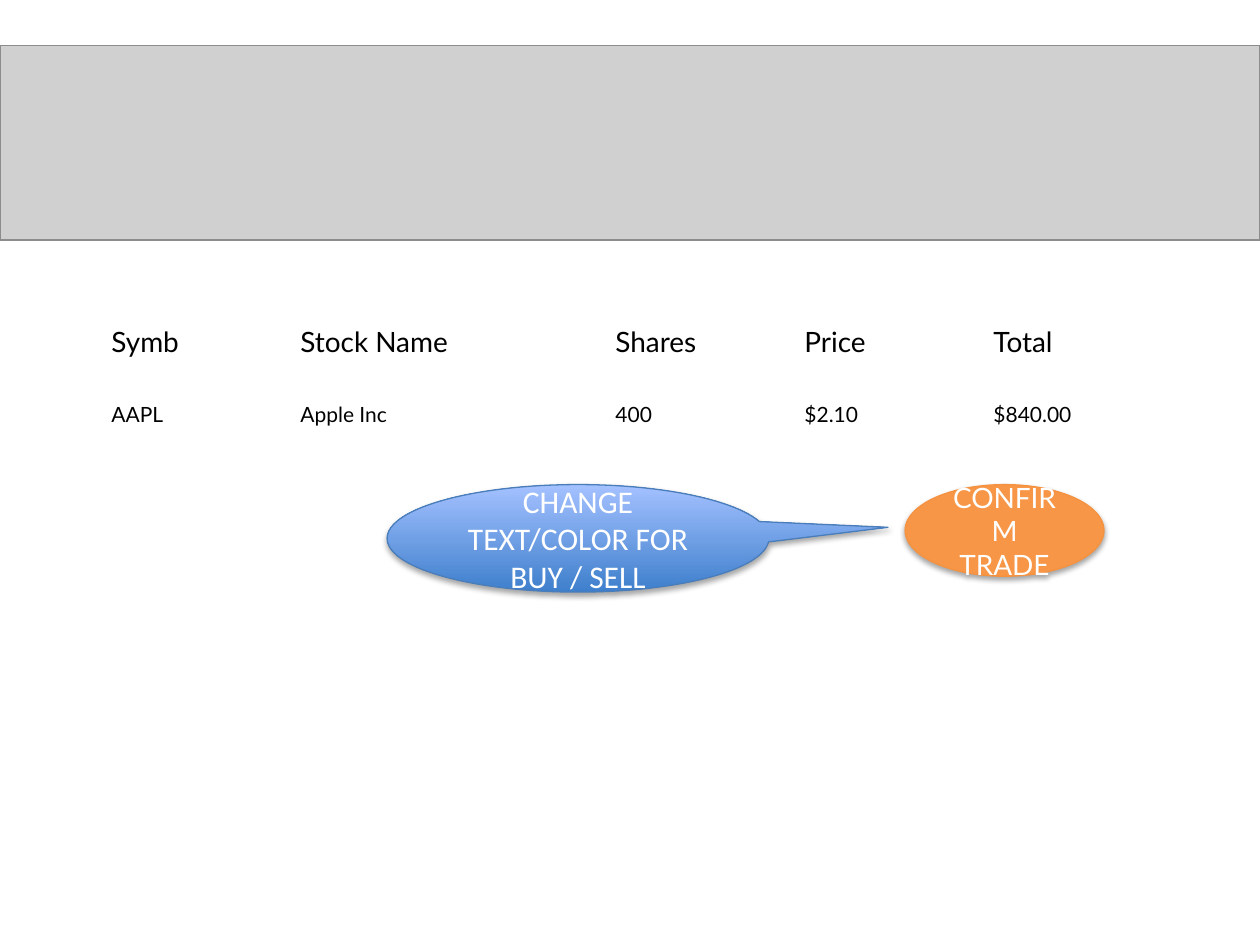
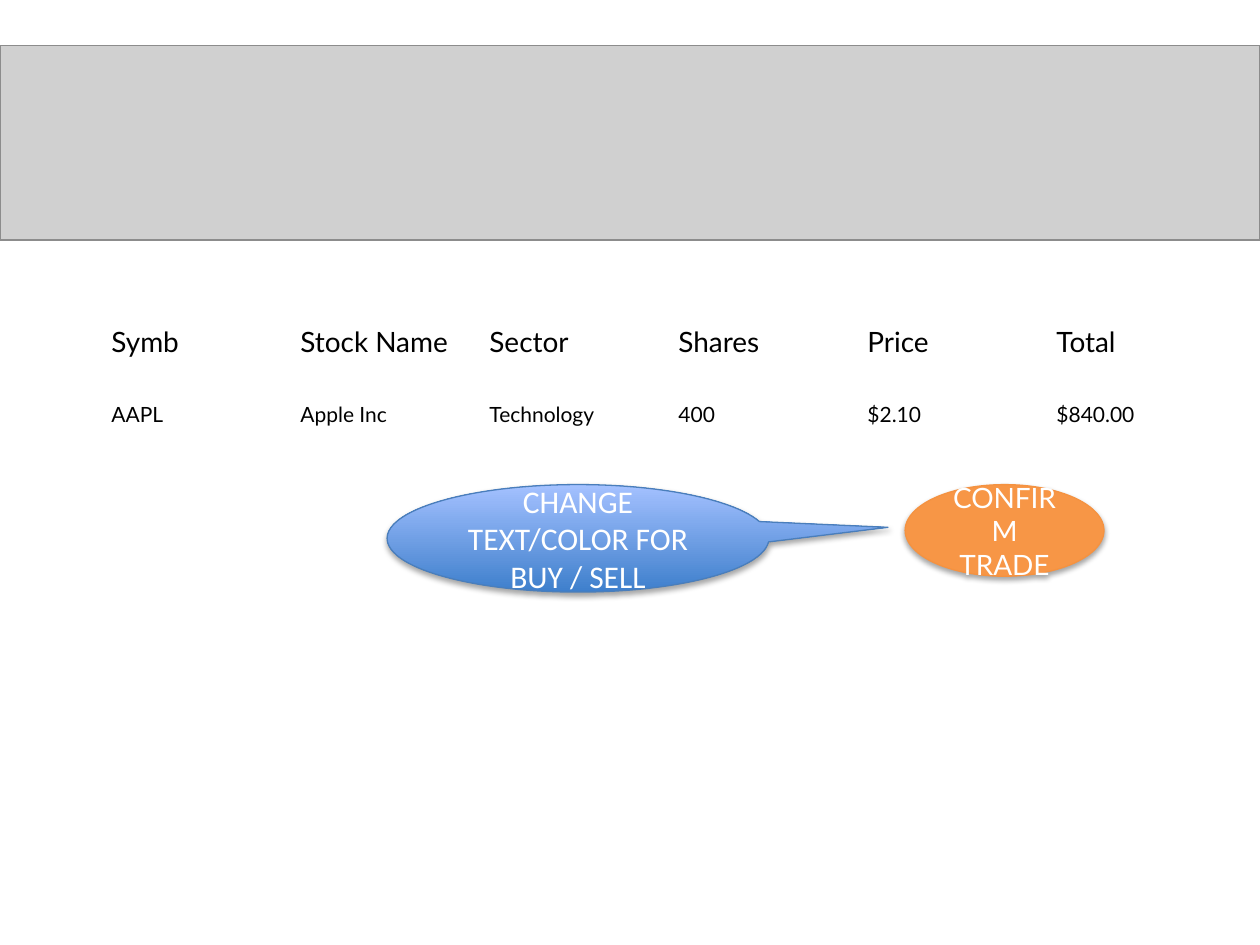
Before and after one commit to ValentinaBonetti/codeclan_week09_paired_project, a slide deck: slide 1 of client/public/images/View 4 - trade shares.pptx. Drawn at 1260x945 pixels with LibreOffice and Linux fonts; fonts in the diff are those of the drawing; grey boxes stand for pictures. Boxes give left, top, right and bottom in pixels: in the first picture for what was removed or moved away, otherwise in the second. Text is boxed around its words. In the diff, an @@ line names an element or a change of style, - is before the commit and + after.

```diff
--- a/client/public/images/View 4 - trade shares.pptx
+++ b/client/public/images/View 4 - trade shares.pptx
@@ subtitle at (x1=111, y1=331, x2=1134, y2=426): text changed; size 16 to 12 pt @@
-Symb Stock Name Shares Price Total
-AAPL Apple Inc 400 $2.10 $840.00
+Symb Stock Name Sector Shares Price Total
+AAPL Apple Inc Technology 400 $2.10 $840.00
```
Also in this commit, not shown: 5 other files.
